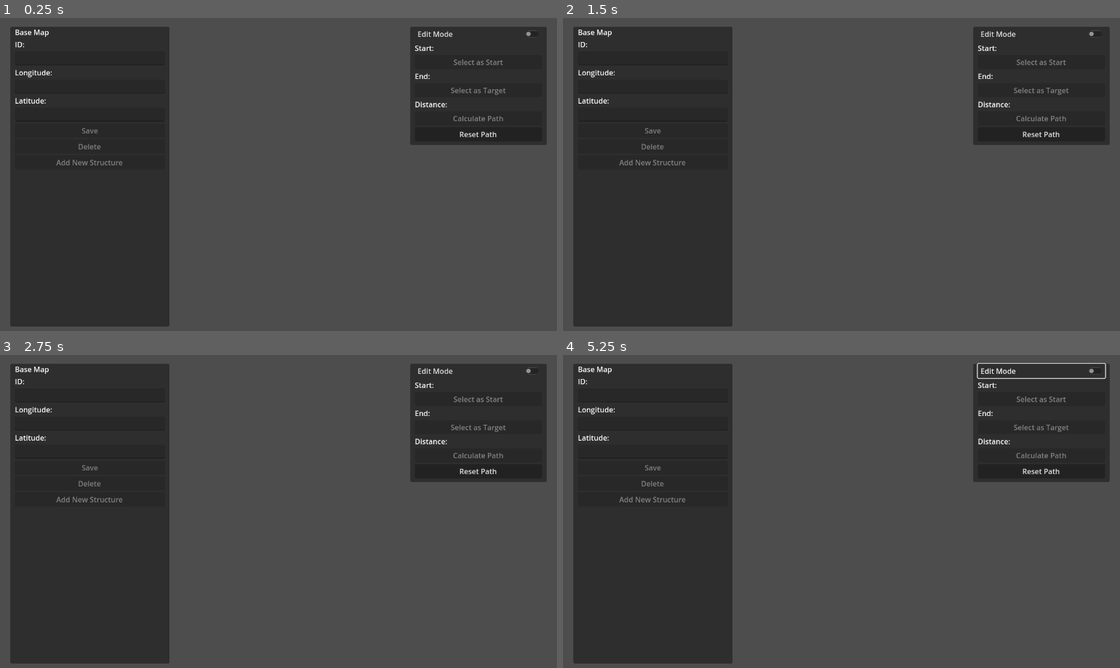
Above: before the commit, frames 1-4 (two rows, left to right).
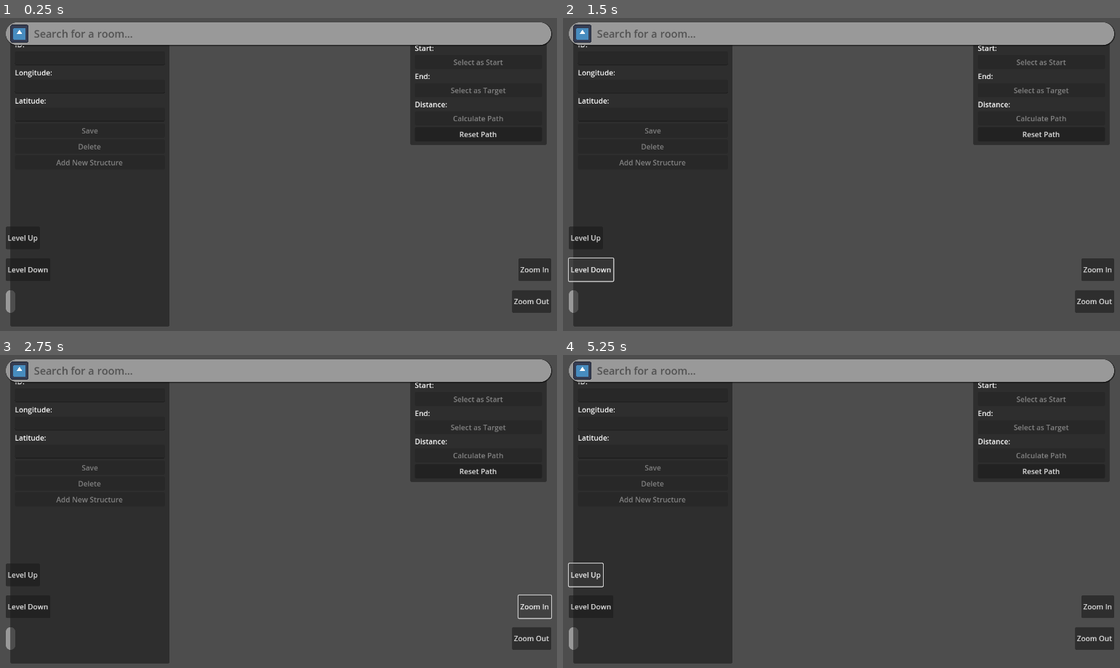
Above: after the commit, the same moments.

Repository: NotYetTerminal/Interactive-Map-SETU-Carlow
Game: Godot game, scene res://root.tscn
The game is run twice, just before and just after one commit, with the same random seed, the same clock (stepped at 60 frames per second) and the same inputs. The engine's default icon, where the game draws it, is replaced by a stand-in: a white triangle on a blue panel in a dark square.
Inputs (mouse positions are in pixels of both pictures, inside the frame that each line leads up to):
- Up to frame 1 (0.25 s): no input
- Up to frame 2 (1.5 s): click (585, 237) at 0.5 s, where only the run after the commit has a clickable "Level Up"; click (590, 268) at 1.25 s, where only the run after the commit has a clickable "Level Down"
- Up to frame 3 (2.75 s): click (534, 605) at 2 s, where only the run after the commit has a clickable "Zoom In"
- Up to frame 4 (5.25 s): click (1092, 639) at 2.75 s, where only the run after the commit has a clickable "Zoom Out"; click "Edit Mode" at 3.5 s; click "Edit Mode" at 4.25 s; click (585, 574) at 5 s, where only the run after the commit has a clickable "Level Up"

The runs differ from the first frame. In frame 1, 8.2% of the frame differs, in the area x 1-100%, y 1-95%; in frame 2, 8.3%, in the area x 0-100%, y 1-95%; in frame 3, 7.9%; in frame 4, 8.3%.
Error in both runs: Invalid operands 'String' and 'int' in operator '+'. (res://firebase/firebase_connector.gd:62)

Commit message:
Work on user UI

Diff:
--- a/interactive-map-of-setu-carlow/root.tscn
+++ b/interactive-map-of-setu-carlow/root.tscn
@@ -11,6 +11,7 @@
 [ext_resource type="PackedScene" uid="uid://bami1pjdsnbsi" path="res://structures/room.tscn" id="7_huewf"]
 [ext_resource type="PackedScene" uid="uid://mdi8cgpboqxi" path="res://structures/waypoint.tscn" id="8_ty4b8"]
 [ext_resource type="PackedScene" uid="uid://c8wl51gue5ps3" path="res://ui/ui_root.tscn" id="11_1ljdu"]
+[ext_resource type="PackedScene" uid="uid://bw4ru2pi3ea3r" path="res://ui/user_ui_root.tscn" id="12_hgjqa"]
 
 [sub_resource type="Environment" id="Environment_knlak"]
 background_color = Color(0.537011, 0.537011, 0.537011, 1)
@@ -46,6 +47,8 @@
 
 [node name="UIRoot" parent="." instance=ExtResource("11_1ljdu")]
 
+[node name="UserUIRoot" parent="." instance=ExtResource("12_hgjqa")]
+
 [connection signal="map_data_loaded" from="FirebaseConnector" to="StructureSpawner" method="_on_firebase_connector_map_data_loaded"]
 [connection signal="all_structures_done" from="StructureSpawner" to="Pathfinder" method="_on_structure_spawner_all_structures_done"]
 [connection signal="select_spawned_structure" from="StructureSpawner" to="UIRoot" method="_on_structure_spawner_select_spawned_structure"]
--- /dev/null
+++ b/interactive-map-of-setu-carlow/ui/description_scroll_container.gd
@@ -0,0 +1,8 @@
+extends ScrollContainer
+
+func _ready() -> void:
+	# Set the scroll bar to Black
+	var v_scroll_bar: VScrollBar = get_v_scroll_bar()
+	var scroll_style_box_flat: StyleBoxFlat = v_scroll_bar.get_theme_stylebox("scroll")
+	scroll_style_box_flat.bg_color = Color.BLACK
+	v_scroll_bar.add_theme_stylebox_override("scroll", scroll_style_box_flat)
--- /dev/null
+++ b/interactive-map-of-setu-carlow/ui/information_popup_control.gd
@@ -0,0 +1,28 @@
+extends Control
+
+@onready var name_label: Label = $InformationPopupVBoxContainer/NameLabel
+@onready var lecturers_label: Label = $InformationPopupVBoxContainer/LecturersLabel
+@onready var building_letter_label: Label = $InformationPopupVBoxContainer/BuildingLetterLabel
+@onready var description_label: Label = $InformationPopupVBoxContainer/DescriptionScrollContainer/DescriptionLabel
+
+func show_building_information(room_name: String, lecturers: String, description: String) -> void:
+	name_label.text = room_name
+	lecturers_label.text = "Lecturers: " + lecturers
+	lecturers_label.visible = true
+	building_letter_label.visible = false
+	description_label.text = description
+	visible = true
+
+func show_room_information(building_name: String, building_letter: String, description: String) -> void:
+	name_label.text = building_name
+	lecturers_label.visible = false
+	building_letter_label.text = "Building Letter: " + building_letter
+	building_letter_label.visible = true
+	description_label.text = description
+	visible = true
+
+func _gui_input(event: InputEvent) -> void:
+	if event is InputEventMouseButton:
+		var input_event: InputEventMouseButton = event as InputEventMouseButton
+		if (input_event.button_index == MOUSE_BUTTON_LEFT or input_event.button_index == MOUSE_BUTTON_RIGHT) and input_event.is_pressed():
+			visible = false
--- /dev/null
+++ b/interactive-map-of-setu-carlow/ui/user_ui_root.gd
@@ -0,0 +1,36 @@
+extends Control
+
+# Signals for outside nodes
+signal level_up_button
+signal level_down_button
+signal navigation_button
+signal zoom_in_button
+signal zoom_out_button
+
+
+func _on_to_search_bar_line_edit_text_changed(_new_text: String) -> void:
+	pass # Replace with function body.
+
+
+func _on_from_search_bar_line_edit_text_changed(_new_text: String) -> void:
+	pass # Replace with function body.
+
+
+func _on_level_up_button_button_down() -> void:
+	level_up_button.emit()
+
+
+func _on_level_down_button_button_down() -> void:
+	level_down_button.emit()
+
+
+func _on_navigation_button_button_down() -> void:
+	navigation_button.emit()
+
+
+func _on_zoom_in_button_button_down() -> void:
+	zoom_in_button.emit()
+
+
+func _on_zoom_out_button_button_down() -> void:
+	zoom_out_button.emit()
--- /dev/null
+++ b/interactive-map-of-setu-carlow/ui/user_ui_root.tscn
@@ -0,0 +1,343 @@
+[gd_scene load_steps=10 format=3 uid="uid://bw4ru2pi3ea3r"]
+
+[ext_resource type="Script" path="res://ui/user_ui_root.gd" id="1_c31da"]
+[ext_resource type="Texture2D" uid="uid://ymuuc1vrwqmv" path="res://icon.svg" id="1_le722"]
+[ext_resource type="Script" path="res://ui/information_popup_control.gd" id="2_bnl34"]
+[ext_resource type="Script" path="res://ui/description_scroll_container.gd" id="2_uj4s2"]
+
+[sub_resource type="StyleBoxFlat" id="StyleBoxFlat_ydxl4"]
+corner_radius_top_left = 25
+corner_radius_top_right = 25
+corner_radius_bottom_right = 25
+corner_radius_bottom_left = 25
+shadow_size = 2
+shadow_offset = Vector2(1, 1)
+
+[sub_resource type="StyleBoxEmpty" id="StyleBoxEmpty_u0pg2"]
+
+[sub_resource type="StyleBoxEmpty" id="StyleBoxEmpty_n81ai"]
+
+[sub_resource type="StyleBoxFlat" id="StyleBoxFlat_ot7it"]
+corner_radius_top_left = 25
+corner_radius_top_right = 25
+corner_radius_bottom_right = 25
+corner_radius_bottom_left = 25
+
+[sub_resource type="StyleBoxFlat" id="StyleBoxFlat_61s1f"]
+corner_radius_top_left = 25
+corner_radius_top_right = 25
+corner_radius_bottom_right = 25
+corner_radius_bottom_left = 25
+
+[node name="UserUIRoot" type="Control"]
+layout_mode = 3
+anchors_preset = 15
+anchor_right = 1.0
+anchor_bottom = 1.0
+grow_horizontal = 2
+grow_vertical = 2
+script = ExtResource("1_c31da")
+
+[node name="SearchControl" type="Control" parent="."]
+layout_mode = 1
+anchors_preset = 15
+anchor_right = 1.0
+anchor_bottom = 1.0
+grow_horizontal = 2
+grow_vertical = 2
+mouse_filter = 1
+
+[node name="SearchBarControl" type="Control" parent="SearchControl"]
+layout_mode = 1
+anchors_preset = 10
+anchor_right = 1.0
+offset_left = 40.0
+offset_top = 40.0
+offset_right = -40.0
+offset_bottom = 90.0
+grow_horizontal = 2
+
+[node name="ToSearchBarPanel" type="Panel" parent="SearchControl/SearchBarControl"]
+layout_mode = 1
+anchors_preset = 15
+anchor_right = 1.0
+anchor_bottom = 1.0
+grow_horizontal = 2
+grow_vertical = 2
+theme_override_styles/panel = SubResource("StyleBoxFlat_ydxl4")
+
+[node name="ToSearchBarHSplitContainer" type="HSplitContainer" parent="SearchControl/SearchBarControl/ToSearchBarPanel"]
+layout_mode = 1
+anchors_preset = 14
+anchor_top = 0.5
+anchor_right = 1.0
+anchor_bottom = 0.5
+offset_left = 10.0
+offset_top = -20.0
+offset_right = -10.0
+offset_bottom = 20.0
+grow_horizontal = 2
+grow_vertical = 2
+split_offset = 40
+dragger_visibility = 1
+
+[node name="ToSearchBarTextureRect" type="TextureRect" parent="SearchControl/SearchBarControl/ToSearchBarPanel/ToSearchBarHSplitContainer"]
+layout_mode = 2
+texture = ExtResource("1_le722")
+expand_mode = 1
+
+[node name="ToSearchBarLineEdit" type="LineEdit" parent="SearchControl/SearchBarControl/ToSearchBarPanel/ToSearchBarHSplitContainer"]
+layout_mode = 2
+theme_override_colors/font_placeholder_color = Color(0.31802, 0.31802, 0.31802, 1)
+theme_override_colors/font_color = Color(0, 0, 0, 1)
+theme_override_font_sizes/font_size = 23
+theme_override_styles/focus = SubResource("StyleBoxEmpty_u0pg2")
+theme_override_styles/normal = SubResource("StyleBoxEmpty_n81ai")
+placeholder_text = "Search for a room..."
+caret_blink = true
+
+[node name="FromSearchBarPanel" type="Panel" parent="SearchControl/SearchBarControl"]
+visible = false
+layout_mode = 1
+anchors_preset = 15
+anchor_right = 1.0
+anchor_bottom = 1.0
+offset_top = 70.0
+offset_bottom = 70.0
+grow_horizontal = 2
+grow_vertical = 2
+theme_override_styles/panel = SubResource("StyleBoxFlat_ydxl4")
+
+[node name="FromSearchBarHSplitContainer" type="HSplitContainer" parent="SearchControl/SearchBarControl/FromSearchBarPanel"]
+layout_mode = 1
+anchors_preset = 14
+anchor_top = 0.5
+anchor_right = 1.0
+anchor_bottom = 0.5
+offset_left = 10.0
+offset_top = -20.0
+offset_right = -10.0
+offset_bottom = 20.0
+grow_horizontal = 2
+grow_vertical = 2
+split_offset = 40
+dragger_visibility = 1
+
+[node name="FromSearchBarTextureRect" type="TextureRect" parent="SearchControl/SearchBarControl/FromSearchBarPanel/FromSearchBarHSplitContainer"]
+layout_mode = 2
+texture = ExtResource("1_le722")
+expand_mode = 1
+
+[node name="FromSearchBarLineEdit" type="LineEdit" parent="SearchControl/SearchBarControl/FromSearchBarPanel/FromSearchBarHSplitContainer"]
+layout_mode = 2
+theme_override_colors/font_placeholder_color = Color(0.31802, 0.31802, 0.31802, 1)
+theme_override_colors/font_color = Color(0, 0, 0, 1)
+theme_override_font_sizes/font_size = 23
+theme_override_styles/focus = SubResource("StyleBoxEmpty_u0pg2")
+theme_override_styles/normal = SubResource("StyleBoxEmpty_n81ai")
+placeholder_text = "Search for a room..."
+caret_blink = true
+
+[node name="DistanceLabel" type="Label" parent="SearchControl/SearchBarControl"]
+visible = false
+layout_mode = 1
+anchors_preset = 4
+anchor_top = 0.5
+anchor_bottom = 0.5
+offset_left = 10.0
+offset_top = 115.0
+offset_right = 11.0
+offset_bottom = 165.0
+grow_vertical = 2
+theme_override_font_sizes/font_size = 30
+vertical_alignment = 1
+
+[node name="DistancePanel" type="Panel" parent="SearchControl/SearchBarControl/DistanceLabel"]
+z_index = -1
+layout_mode = 1
+anchors_preset = 15
+anchor_right = 1.0
+anchor_bottom = 1.0
+offset_left = -10.0
+offset_right = 10.0
+grow_horizontal = 2
+grow_vertical = 2
+theme_override_styles/panel = SubResource("StyleBoxFlat_ot7it")
+
+[node name="NavigationButton" type="Button" parent="SearchControl/SearchBarControl"]
+visible = false
+layout_mode = 1
+anchors_preset = 6
+anchor_left = 1.0
+anchor_top = 0.5
+anchor_right = 1.0
+anchor_bottom = 0.5
+offset_left = -131.0
+offset_top = 115.0
+offset_bottom = 165.0
+grow_horizontal = 0
+grow_vertical = 2
+text = "Stop Navigation"
+
+[node name="ScreenElementsControl" type="Control" parent="."]
+layout_mode = 1
+anchors_preset = 12
+anchor_top = 1.0
+anchor_right = 1.0
+anchor_bottom = 1.0
+offset_top = -230.0
+offset_bottom = -40.0
+grow_horizontal = 2
+grow_vertical = 0
+mouse_filter = 1
+
+[node name="LeftControl" type="Control" parent="ScreenElementsControl"]
+layout_mode = 1
+anchors_preset = 9
+anchor_bottom = 1.0
+offset_right = 640.0
+grow_vertical = 2
+mouse_filter = 1
+
+[node name="LevelUpButton" type="Button" parent="ScreenElementsControl/LeftControl"]
+layout_mode = 0
+offset_left = 40.0
+offset_right = 115.0
+offset_bottom = 50.0
+text = "Level Up"
+
+[node name="LevelDownButton" type="Button" parent="ScreenElementsControl/LeftControl"]
+layout_mode = 0
+offset_left = 40.0
+offset_top = 70.0
+offset_right = 138.0
+offset_bottom = 120.0
+text = "Level Down"
+
+[node name="LevelIndicatorLabel" type="Label" parent="ScreenElementsControl/LeftControl"]
+layout_mode = 0
+offset_left = 50.0
+offset_top = 140.0
+offset_right = 51.0
+offset_bottom = 190.0
+theme_override_font_sizes/font_size = 30
+vertical_alignment = 1
+
+[node name="LevelIndicatorPanel" type="Panel" parent="ScreenElementsControl/LeftControl/LevelIndicatorLabel"]
+z_index = -1
+layout_mode = 1
+anchors_preset = 15
+anchor_right = 1.0
+anchor_bottom = 1.0
+offset_left = -10.0
+offset_right = 10.0
+grow_horizontal = 2
+grow_vertical = 2
+theme_override_styles/panel = SubResource("StyleBoxFlat_ot7it")
+
+[node name="RightControl" type="Control" parent="ScreenElementsControl"]
+layout_mode = 1
+anchors_preset = 11
+anchor_left = 1.0
+anchor_right = 1.0
+anchor_bottom = 1.0
+offset_left = -640.0
+grow_horizontal = 0
+grow_vertical = 2
+mouse_filter = 1
+
+[node name="ZoomInButton" type="Button" parent="ScreenElementsControl/RightControl"]
+layout_direction = 3
+layout_mode = 2
+offset_left = 40.0
+offset_top = 70.0
+offset_right = 93.0
+offset_bottom = 120.0
+text = "Zoom In"
+
+[node name="ZoomOutButton" type="Button" parent="ScreenElementsControl/RightControl"]
+layout_direction = 3
+layout_mode = 2
+offset_left = 40.0
+offset_top = 140.0
+offset_right = 91.0
+offset_bottom = 190.0
+text = "Zoom Out"
+
+[node name="InformationPopupControl" type="Control" parent="."]
+visible = false
+layout_mode = 1
+anchors_preset = 15
+anchor_right = 1.0
+anchor_bottom = 1.0
+grow_horizontal = 2
+grow_vertical = 2
+script = ExtResource("2_bnl34")
+
+[node name="InformationPopupVBoxContainer" type="VBoxContainer" parent="InformationPopupControl"]
+layout_mode = 1
+anchors_preset = 8
+anchor_left = 0.5
+anchor_top = 0.5
+anchor_right = 0.5
+anchor_bottom = 0.5
+offset_left = -140.5
+offset_top = -145.5
+offset_right = 140.5
+offset_bottom = 145.5
+grow_horizontal = 2
+grow_vertical = 2
+
+[node name="NameLabel" type="Label" parent="InformationPopupControl/InformationPopupVBoxContainer"]
+layout_mode = 2
+theme_override_colors/font_color = Color(0, 0, 0, 1)
+theme_override_font_sizes/font_size = 40
+text = "Barrow"
+
+[node name="InformationPopupPanel" type="Panel" parent="InformationPopupControl/InformationPopupVBoxContainer/NameLabel"]
+z_index = -1
+layout_mode = 1
+anchors_preset = 15
+anchor_right = 1.0
+anchor_bottom = 1.0
+offset_left = -10.0
+offset_right = 10.0
+offset_bottom = 255.0
+grow_horizontal = 2
+grow_vertical = 2
+theme_override_styles/panel = SubResource("StyleBoxFlat_61s1f")
+
+[node name="LecturersLabel" type="Label" parent="InformationPopupControl/InformationPopupVBoxContainer"]
+custom_minimum_size = Vector2(1, 0)
+layout_mode = 2
+theme_override_colors/font_color = Color(0, 0, 0, 1)
+text = "Lecturers: "
+autowrap_mode = 3
+
+[node name="BuildingLetterLabel" type="Label" parent="InformationPopupControl/InformationPopupVBoxContainer"]
+layout_mode = 2
+theme_override_colors/font_color = Color(0, 0, 0, 1)
+text = "Building Letter: "
+
+[node name="DescriptionScrollContainer" type="ScrollContainer" parent="InformationPopupControl/InformationPopupVBoxContainer"]
+layout_mode = 2
+size_flags_vertical = 3
+mouse_filter = 0
+mouse_force_pass_scroll_events = false
+script = ExtResource("2_uj4s2")
+
+[node name="DescriptionLabel" type="Label" parent="InformationPopupControl/InformationPopupVBoxContainer/DescriptionScrollContainer"]
+custom_minimum_size = Vector2(1, 0)
+layout_mode = 2
+size_flags_horizontal = 3
+theme_override_colors/font_color = Color(0, 0, 0, 1)
+text = "This is a long piece of text fnjvhuufuerhuvnjdfvfndsfiowjsf;jv jsdfvmdfvdfvdfvbhbhhbfvjnf fudid hgh fhfuhe fh udd hf dfh fduf udfb dhd fh dfhbdf  jkfd dfkhh kfd fh df hf hkdfh klfdbhkfdbkvf bhkfdbfv b vfb bkkfvjkvfnnjvjkfjkkj dkbv fbhk fvfd ew  we de sf sd feyiweu hlew uifhlueflewfhwuehfl eufhwehfwlhwefhsfsjsdkhfj s"
+autowrap_mode = 3
+
+[connection signal="text_changed" from="SearchControl/SearchBarControl/ToSearchBarPanel/ToSearchBarHSplitContainer/ToSearchBarLineEdit" to="." method="_on_to_search_bar_line_edit_text_changed"]
+[connection signal="text_changed" from="SearchControl/SearchBarControl/FromSearchBarPanel/FromSearchBarHSplitContainer/FromSearchBarLineEdit" to="." method="_on_from_search_bar_line_edit_text_changed"]
+[connection signal="button_down" from="SearchControl/SearchBarControl/NavigationButton" to="." method="_on_navigation_button_button_down"]
+[connection signal="button_down" from="ScreenElementsControl/LeftControl/LevelUpButton" to="." method="_on_level_up_button_button_down"]
+[connection signal="button_down" from="ScreenElementsControl/LeftControl/LevelDownButton" to="." method="_on_level_down_button_button_down"]
+[connection signal="button_down" from="ScreenElementsControl/RightControl/ZoomInButton" to="." method="_on_zoom_in_button_button_down"]
+[connection signal="button_down" from="ScreenElementsControl/RightControl/ZoomOutButton" to="." method="_on_zoom_out_button_button_down"]
Not shown: 1 places in interactive-map-of-setu-carlow/root.tscn that only renumber resources
Not shown, added: Project Documents/Diary Sheets/Weekly Log 21-Jan-25.docx
